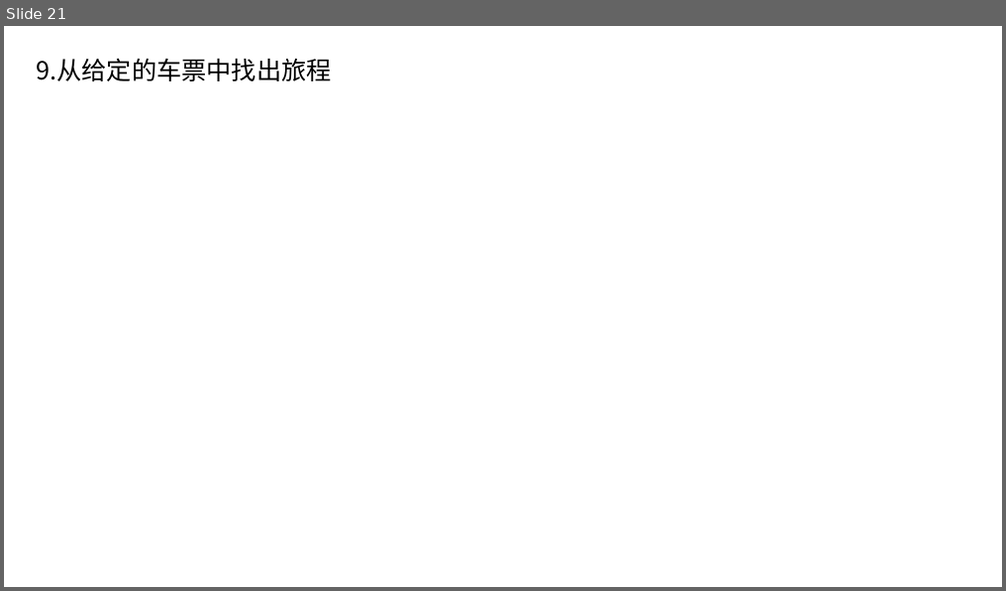
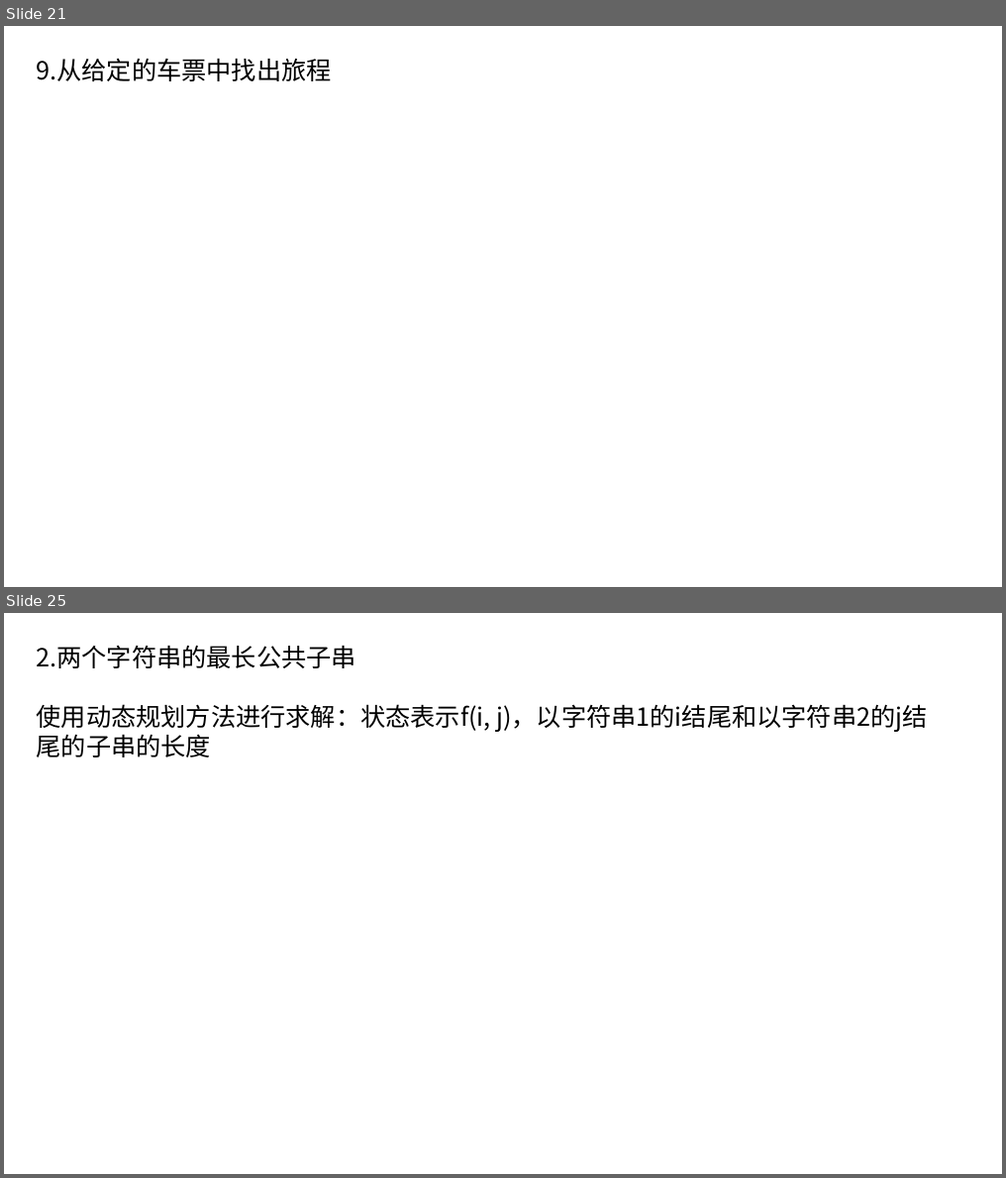
Before and after one commit to xiaojkql/Interview-Prepare, a slide deck: python程序员面试宝典.pptx. Shown one above the other, each under a label of ours: slide 21 before the commit, slides 21 and 25 after it; the slides between them are not shown. The pictures are 1006x591 and 1006x1178 pixels, drawn with LibreOffice and Linux fonts; fonts in the diff are those of the drawing. Boxes give left, top, right and bottom in pixels: in the first picture for what was removed or moved away, otherwise in the second. Text is boxed around its words. In the diff, an @@ line names an element or a change of style, - is before the commit and + after.

```diff
--- a/python程序员面试宝典.pptx
+++ b/python程序员面试宝典.pptx
@@ slide 25 added at bbox=[4, 613, 1002, 1174], background #FFFFFF @@
@@ text added at bbox=[37, 645, 927, 732], 24 pt, text #000000 @@
+2.两个字符串的最长公共子串
+使用动态规划方法进行求解：状态表示f(i, j)，以字符串1的i结尾和以字符串2的j结尾的子串的长度
```
Also in this commit, not shown: 1 slide changed, 14 other slides added, 6 other files.
